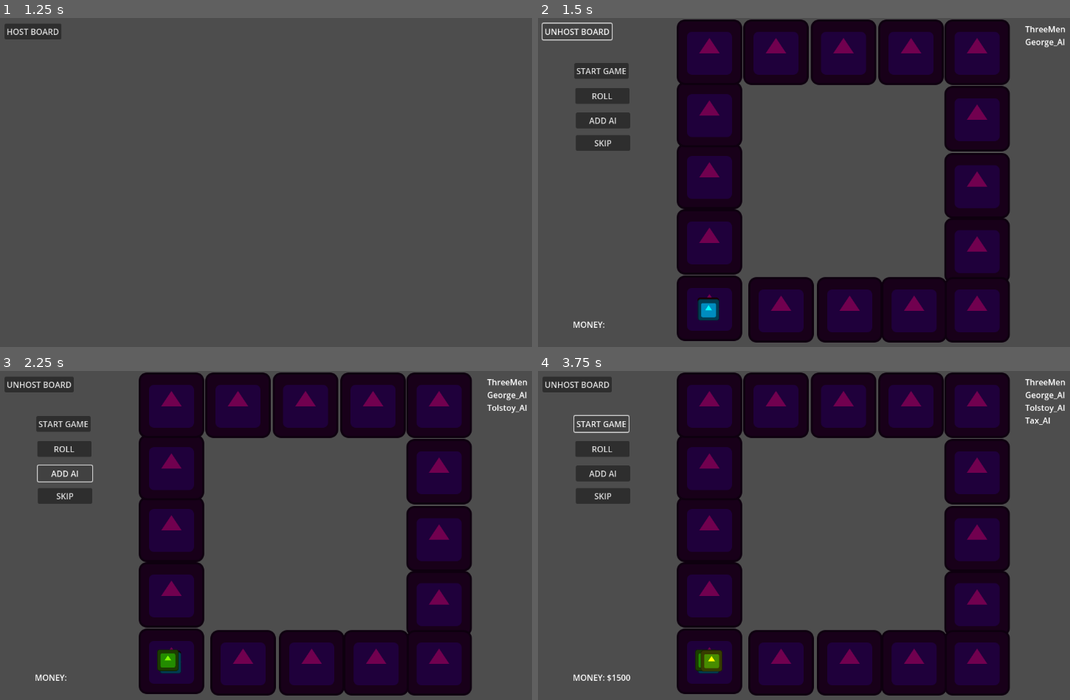
Above: before the commit, frames 1-4 (two rows, left to right).
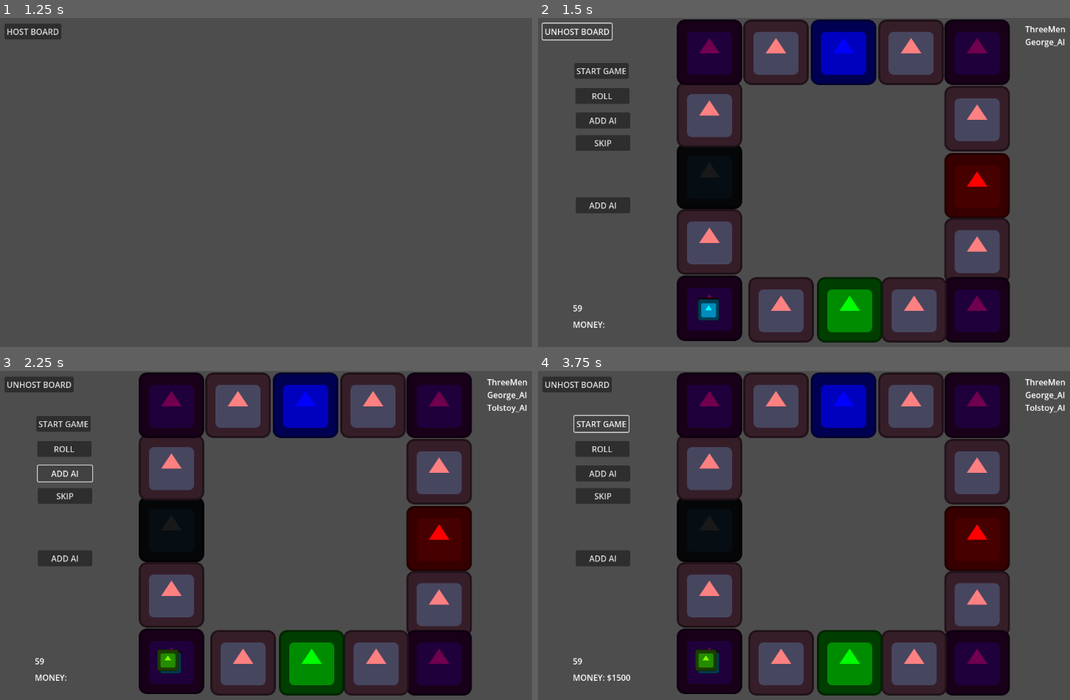
Above: after the commit, the same moments.

Repository: maclark/TheLandlordsGame
Game: Godot game, scene res://Landlord.tscn
The game is run twice, just before and just after one commit, with the same random seed, the same clock (stepped at 60 frames per second) and the same inputs. The engine's default icon, where the game draws it, is replaced by a stand-in: a white triangle on a blue panel in a dark square.
Inputs:
- Up to frame 1 (1.25 s): tap Enter at 0.5 s
- Up to frame 2 (1.5 s): click "HOST BOARD" at 1.25 s
- Up to frame 3 (2.25 s): click "ADD AI" at 2 s
- Up to frame 4 (3.75 s): click "ADD AI" at 2.75 s; click "START GAME" at 3.5 s

Frame 1 is identical in both runs. In frame 2, 25% of the frame differs, in the area x 6-89%, y 0-99%; in frame 3, 25%; in frame 4, 26%, in the area x 6-97%, y 0-99%.

Commit message:
Defined square types in scene Created player action buttons in scene

Diff:
--- a/GameBoard.tscn
+++ b/GameBoard.tscn
@@ -13,96 +13,112 @@
 position = Vector2(335, 568)
 texture = ExtResource("3_ocn0r")
 script = ExtResource("2_8lajx")
+type = 1
 
 [node name="Sprite2D2" type="Sprite2D" parent="."]
 modulate = Color(0.443137, 0, 0.309804, 1)
 position = Vector2(335, 438)
 texture = ExtResource("3_ocn0r")
 script = ExtResource("2_8lajx")
+type = 2
 
 [node name="Sprite2D3" type="Sprite2D" parent="."]
 modulate = Color(0.443137, 0, 0.309804, 1)
 position = Vector2(335, 310)
 texture = ExtResource("3_ocn0r")
 script = ExtResource("2_8lajx")
+type = 4
 
 [node name="Sprite2D4" type="Sprite2D" parent="."]
 modulate = Color(0.443137, 0, 0.309804, 1)
 position = Vector2(335, 189)
 texture = ExtResource("3_ocn0r")
 script = ExtResource("2_8lajx")
+type = 2
 
 [node name="Sprite2D5" type="Sprite2D" parent="."]
 modulate = Color(0.443137, 0, 0.309804, 1)
 position = Vector2(335, 67)
 texture = ExtResource("3_ocn0r")
 script = ExtResource("2_8lajx")
+type = 8
 
 [node name="Sprite2D6" type="Sprite2D" parent="."]
 modulate = Color(0.443137, 0, 0.309804, 1)
 position = Vector2(465, 67)
 texture = ExtResource("3_ocn0r")
 script = ExtResource("2_8lajx")
+type = 2
 
 [node name="Sprite2D7" type="Sprite2D" parent="."]
 modulate = Color(0.443137, 0, 0.309804, 1)
 position = Vector2(597, 67)
 texture = ExtResource("3_ocn0r")
 script = ExtResource("2_8lajx")
+type = 3
 
 [node name="Sprite2D8" type="Sprite2D" parent="."]
 modulate = Color(0.443137, 0, 0.309804, 1)
 position = Vector2(729, 67)
 texture = ExtResource("3_ocn0r")
 script = ExtResource("2_8lajx")
+type = 2
 
 [node name="Sprite2D9" type="Sprite2D" parent="."]
 modulate = Color(0.443137, 0, 0.309804, 1)
 position = Vector2(858, 67)
 texture = ExtResource("3_ocn0r")
 script = ExtResource("2_8lajx")
+type = 10
 
 [node name="Sprite2D10" type="Sprite2D" parent="."]
 modulate = Color(0.443137, 0, 0.309804, 1)
 position = Vector2(858, 197)
 texture = ExtResource("3_ocn0r")
 script = ExtResource("2_8lajx")
+type = 2
 
 [node name="Sprite2D11" type="Sprite2D" parent="."]
 modulate = Color(0.443137, 0, 0.309804, 1)
 position = Vector2(858, 328)
 texture = ExtResource("3_ocn0r")
 script = ExtResource("2_8lajx")
+type = 5
 
 [node name="Sprite2D12" type="Sprite2D" parent="."]
 modulate = Color(0.443137, 0, 0.309804, 1)
 position = Vector2(858, 455)
 texture = ExtResource("3_ocn0r")
 script = ExtResource("2_8lajx")
+type = 2
 
 [node name="Sprite2D13" type="Sprite2D" parent="."]
 modulate = Color(0.443137, 0, 0.309804, 1)
 position = Vector2(858, 571)
 texture = ExtResource("3_ocn0r")
 script = ExtResource("2_8lajx")
+type = 9
 
 [node name="Sprite2D14" type="Sprite2D" parent="."]
 modulate = Color(0.443137, 0, 0.309804, 1)
 position = Vector2(735, 571)
 texture = ExtResource("3_ocn0r")
 script = ExtResource("2_8lajx")
+type = 2
 
 [node name="Sprite2D15" type="Sprite2D" parent="."]
 modulate = Color(0.443137, 0, 0.309804, 1)
 position = Vector2(609, 571)
 texture = ExtResource("3_ocn0r")
 script = ExtResource("2_8lajx")
+type = 7
 
 [node name="Sprite2D16" type="Sprite2D" parent="."]
 modulate = Color(0.443137, 0, 0.309804, 1)
 position = Vector2(475, 571)
 texture = ExtResource("3_ocn0r")
 script = ExtResource("2_8lajx")
+type = 2
 
 [node name="Start" type="Button" parent="."]
 offset_left = 71.0
@@ -132,9 +148,23 @@
 offset_bottom = 216.0
 text = "ADD AI"
 
+[node name="Bid" type="Button" parent="."]
+offset_left = 74.0
+offset_top = 351.0
+offset_right = 180.0
+offset_bottom = 382.0
+text = "ADD AI"
+
 [node name="MoneyLabel" type="Label" parent="."]
 offset_left = 68.0
 offset_top = 588.0
 offset_right = 135.0
 offset_bottom = 611.0
 text = "MONEY: "
+
+[node name="TimeLeft" type="Label" parent="."]
+offset_left = 68.0
+offset_top = 556.0
+offset_right = 135.0
+offset_bottom = 579.0
+text = "59"
--- a/scripts/Square.gd
+++ b/scripts/Square.gd
@@ -27,3 +27,18 @@
 	BluebloodsEstate,
 	CollegeOrFreeLand, # free parking
 }
+
+func _ready() -> void:
+	match type:
+		#Type.Go:
+			#modulate = Color(1, 1, 1, 1)
+		Type.Property:
+			modulate = Color(1, .5, .5, 1)
+		Type.Railroad:
+			modulate = Color(.1, .1, .1, 1)
+		Type.Utility:
+			modulate = Color(0, 0, 1, 1)
+		Type.Chance:
+			modulate = Color(1, 0, 0, 1)
+		Type.Luxuries:
+			modulate = Color(0, 1, 0, 1)
